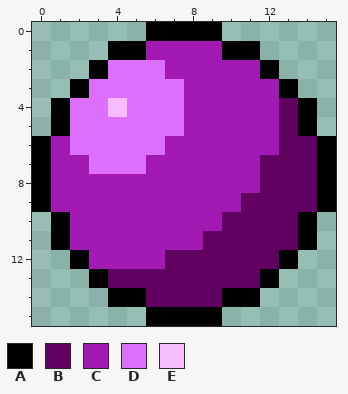
Pixel-art file, stored at assets/blob.ase. The first picture shows the starting point.
16x16 pixels, 1 frame.
Visible layers, top first: "Highlights", "Shading", "Base".
Palette (. is transparent): A #010101  B #600060  C #a319b3  D #dd6fff  E #f6bcff
Pixels before, first column x 0:
 0 ......AAAA......
 1 ....AACCCCAA....
 2 ...ADDDCCCCCA...
 3 ..ADDDDDCCCCCA..
 4 .ADDEDDDCCCCCBA.
 5 .ADDDDDDCCCCCBA.
 6 ACDDDDDCCCCCCBBA
 7 ACCDDDCCCCCCBBBA
 8 ACCCCCCCCCCCBBBA
 9 ACCCCCCCCCCBBBBA
10 .ACCCCCCCCBBBBA.
11 .ACCCCCCCBBBBBA.
12 ..ACCCCBBBBBBA..
13 ...ABBBBBBBBA...
14 ....AABBBBAA....
15 ......AAAA......
And afterwards:
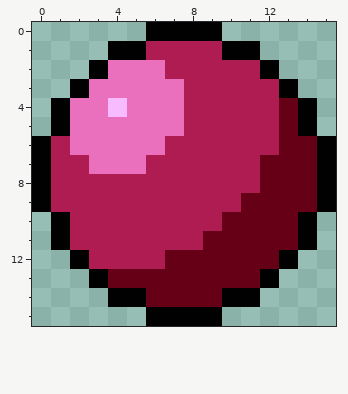
Diff:
colour B: #600060 -> #660017
colour C: #a319b3 -> #ae1c51
colour D: #dd6fff -> #ea6fbd
Changed places in both pictures, as pixel boxes (x1, y1, x2, y2):
changed: (51, 41, 317, 307)
